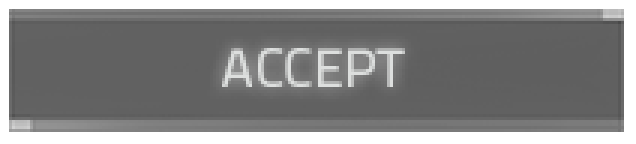
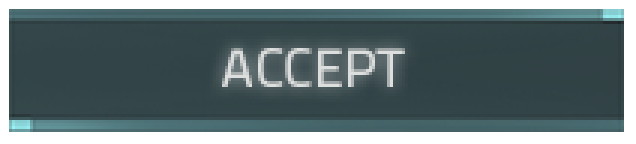
Before/after of a w=636, h=144 layered artwork. What changed in the layer stack:
showed group "Normal" (1 layers) over <box>9,9,624,132</box>
